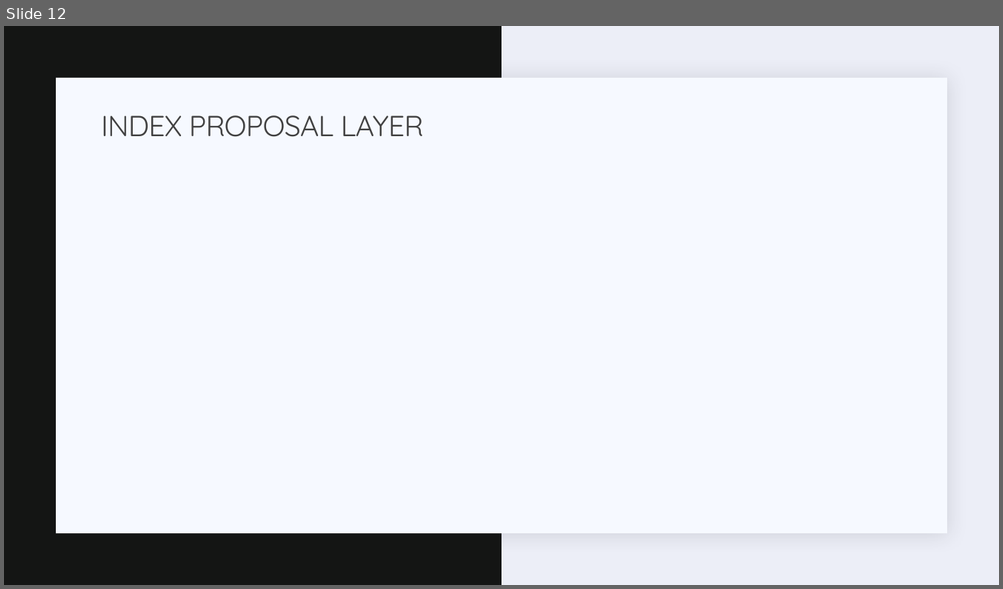
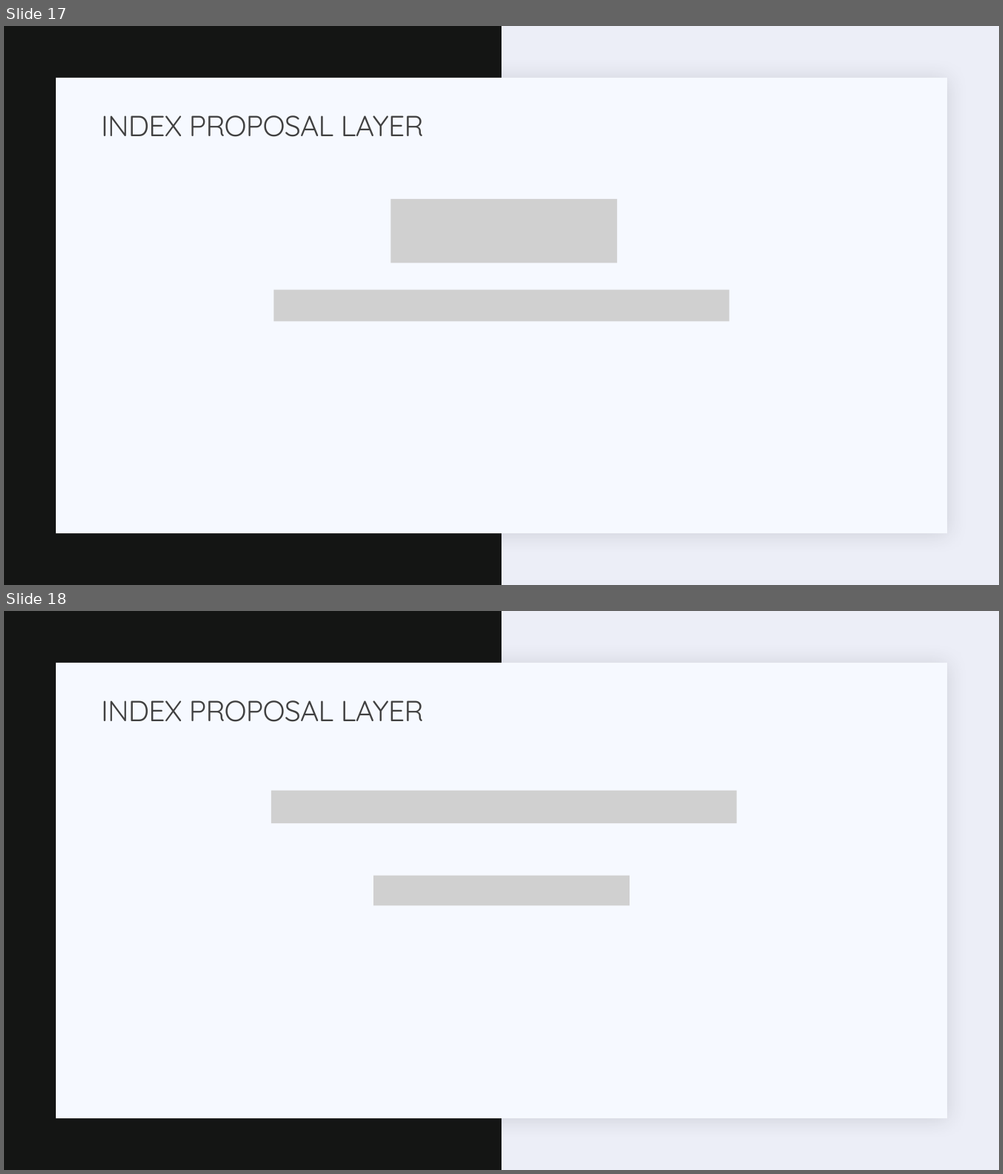
Before and after one commit to semnan-university-ai/Key.Net, a slide deck: slides.pptx. Shown one above the other, each under a label of ours: slide 12 before the commit, slides 17 and 18 after it. The pictures are 1003x589 and 1003x1174 pixels, drawn with LibreOffice and Linux fonts; fonts in the diff are those of the drawing; grey boxes stand for pictures. Boxes give left, top, right and bottom in pixels: in the first picture for what was removed or moved away, otherwise in the second. Text is boxed around its words. In the diff, an @@ line names an element or a change of style, - is before the commit and + after.

```diff
--- a/slides.pptx
+++ b/slides.pptx
@@ slide 18 added at <box>4,611,999,1170</box>, background #ECEEF7; not listed: 2 template elements that a slide beside it also shows @@
@@ title added at <box>101,701,424,722</box>, 28 pt, text #404040 @@
+INDEX PROPOSAL LAYER
@@ picture added at <box>271,791,737,823</box> @@
@@ picture added at <box>373,876,629,906</box> @@
@@ what was slide 12 is now slide 17 @@
@@ slide 17 changed as well @@
@@ picture added at <box>390,199,617,264</box> @@
@@ picture added at <box>273,290,729,321</box> @@
```
Also in this commit, not shown: 10 other slides changed, 20 other slides added, 10 slides removed, 4 other files.
